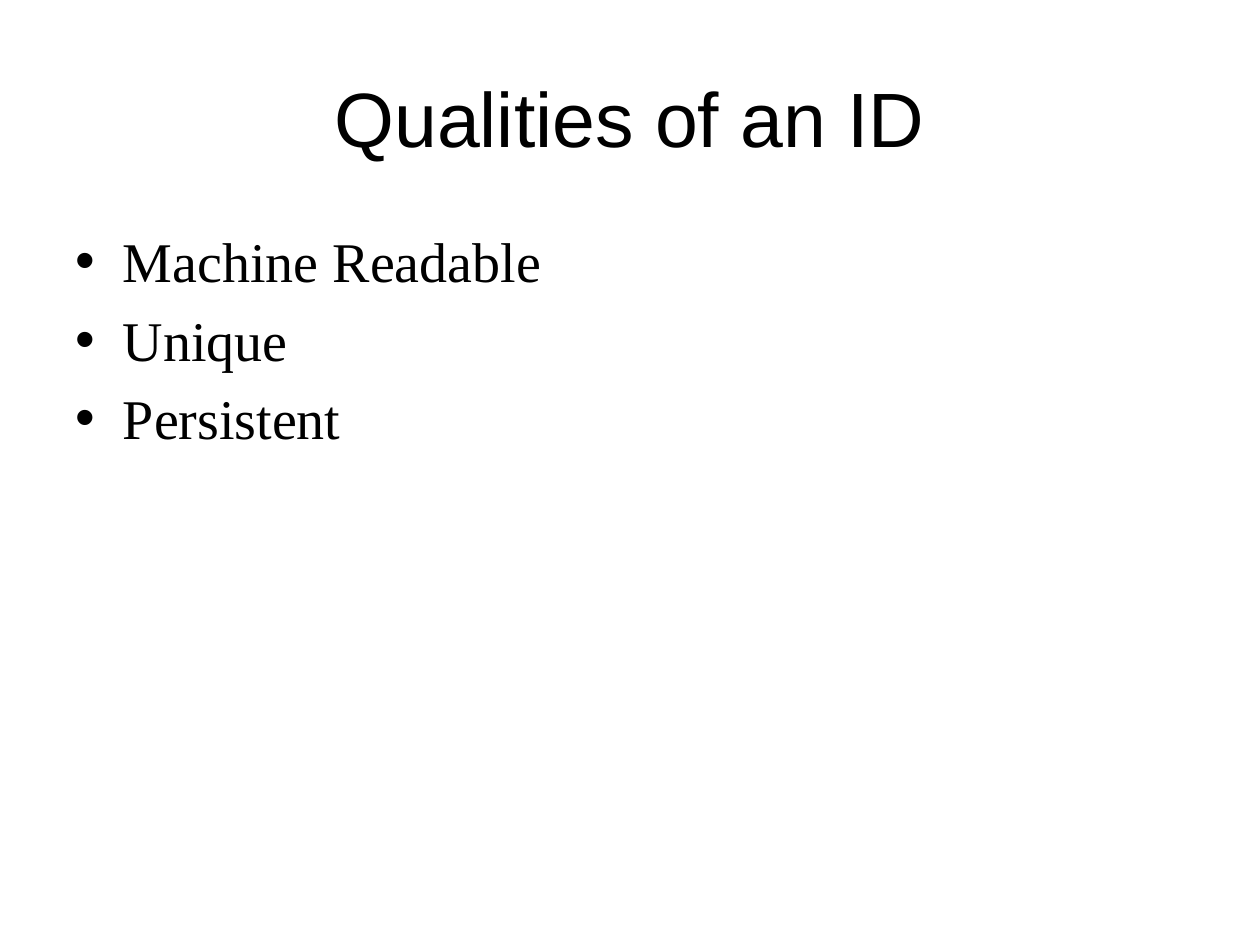
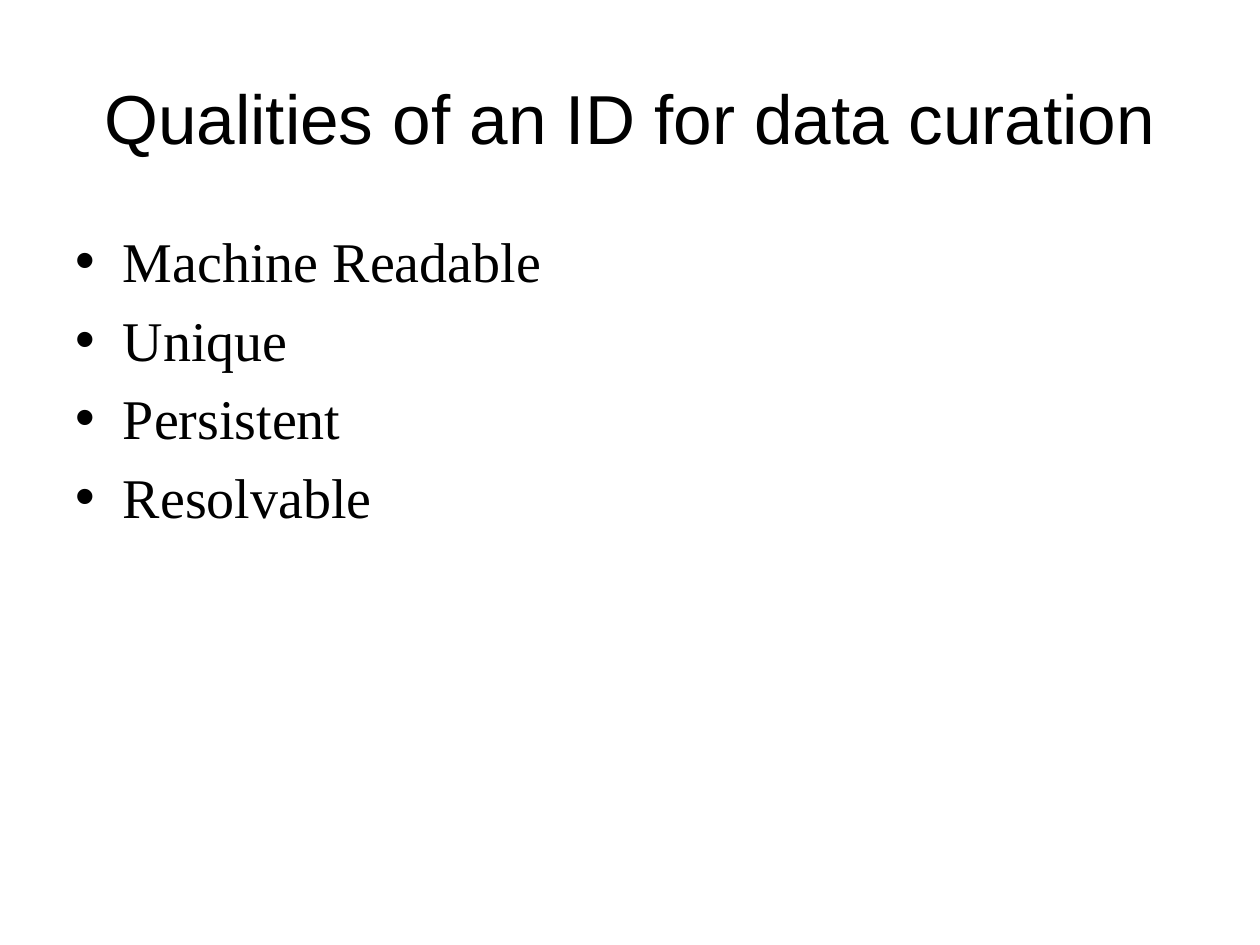
Before and after one commit to DataCurationWorkshop/HongKongCurationWorkshop, a slide deck: slide 5 of Day_1/Lectures/Slides/Day_1_Lecture_Identifier.pptx (slide 4 before the commit). Drawn at 1260x945 pixels with LibreOffice and Linux fonts; fonts in the diff are those of the drawing; background and template pictures are left out. Boxes give left, top, right and bottom in pixels: in the first picture for what was removed or moved away, otherwise in the second. Text is boxed around its words. In the diff, an @@ line names an element or a change of style, - is before the commit and + after.

Commit message:
adding ppts

```diff
--- a/Day_1/Lectures/Slides/Day_1_Lecture_Identifier.pptx
+++ b/Day_1/Lectures/Slides/Day_1_Lecture_Identifier.pptx
@@ title at bbox=[104, 93, 1154, 157]: text changed; size 44 to 39.6 pt @@
-Qualities of an ID
+Qualities of an ID for data curation
@@ text at bbox=[123, 479, 372, 519]: paragraph added @@
+• Resolvable
```
Also in this commit, not shown: 4 other slides changed, 3 slides added, 2 other files.
